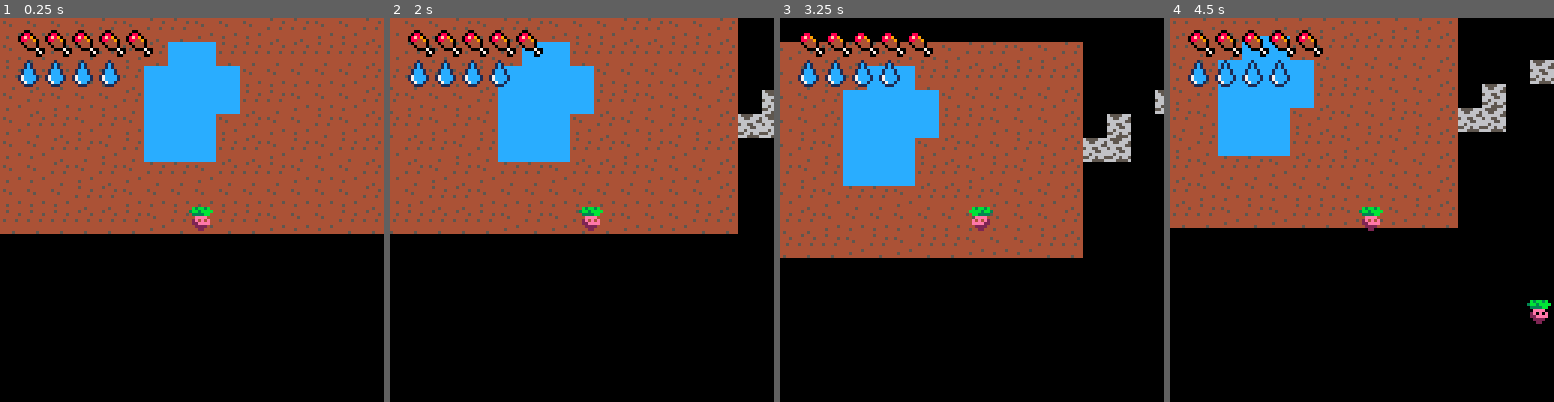
Above: before the commit, frames 1-4 (left to right).
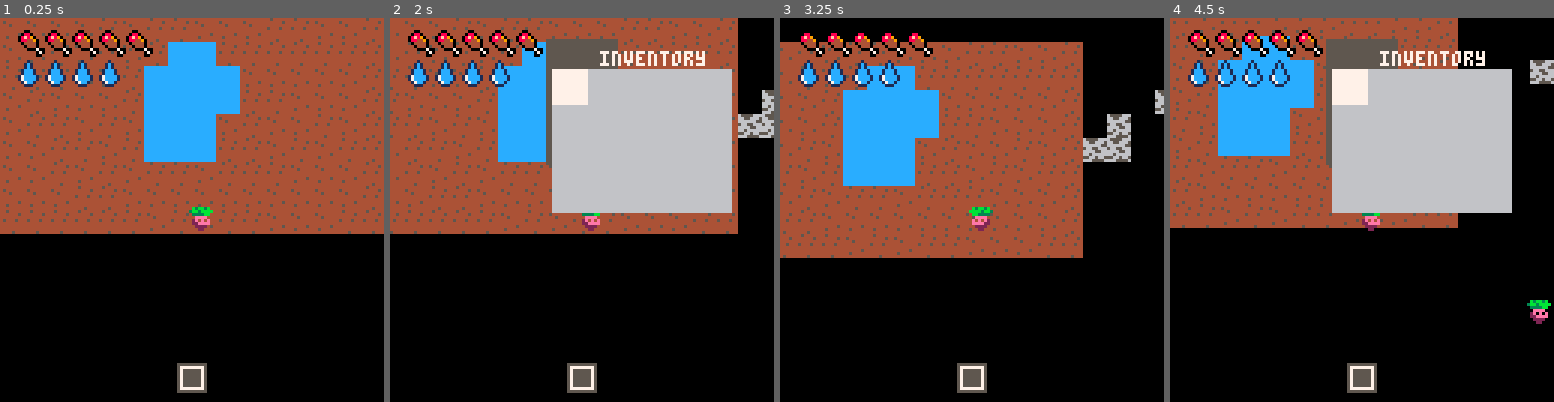
Above: after the commit, the same moments.

Repository: lucaslng/jamhacks-climatastrophe
Game: PICO-8 cartridge climate-collapse.p8
Same seed, same stepped clock (60 frames per second), same inputs: the game is played once before the commit and once after it.
Inputs:
- Up to frame 1 (0.25 s): no input
- Up to frame 2 (2 s): tap X (X key) at 0.33, 1.07, 1.85 s; tap O (Z key) at 0.7, 1.7 s; hold Right from 1.6 s (still down)
- Up to frame 3 (3.25 s): release Right at 2.1 s; tap O (Z key) at 2.1, 2.5, 2.9 s; hold Up 2.15-2.42 s; hold Right 2.47-3.03 s; tap X (X key) at 2.97 s; hold Left from 3.08 s (still down)
- Up to frame 4 (4.5 s): tap O (Z key) at 3.3, 3.7, 4.1 s; release Left at 3.58 s; hold Down 3.63-3.97 s; hold Right from 4.02 s (still down); tap X (X key) at 4.08 s

The runs differ from the first frame. In frame 1, 0.6% of the frame differs, in the area x 46-54%, y 89-98%; in frame 2, 20%, in the area x 40-90%, y 5-98%; in frame 3, 0.6%; in frame 4, 20%.

Commit message:
hotbar and not working inventory

Diff:
--- a/climate-collapse.p8
+++ b/climate-collapse.p8
@@ -7,7 +7,7 @@
 purple = 2
 darkgreen = 3
 brown = 4
-drakgray = 5
+darkgray = 5
 lightgray = 6
 white = 7
 red = 8
@@ -19,6 +19,8 @@
 pink = 14
 peach = 15
 
+items = {}
+
 function hcenter(s)
 	return 64 - #s * 2
 end
@@ -53,7 +55,11 @@
 		fx = false,
 		sprite = 1,
 		hunger = 5,
-		thirst = 4
+		thirst = 4,
+		inventory = {},
+		inv_size = 20,
+		selected_slot = 1,
+		show_inventory = false
 	}
 
 	function Player:moveleft(distance)
@@ -91,6 +97,10 @@
 
 	function Player:cely()
 		return flr(self.y / 8)
+	end
+
+	function Player:toggle_inventory()
+		self.show_inventory = not self.show_inventory
 	end
 
 	tornadoes = {}
@@ -117,6 +127,10 @@
 	if (btn(1)) Player:moveright(1)
 	if (btn(2)) Player:moveup(1)
 	if (btn(3)) Player:movedown(1)
+
+	if btnp(5) then
+		Player:toggle_inventory()
+	end
 
 	if btn(4) then
 		if mget(Player:celx(), Player:cely()) == 8 then
@@ -163,6 +177,56 @@
 	end
 	palt()
 	-- print("" .. Player.x .. " " .. Player.y .. "", 3, 20, white)
+
+	draw_hotbar()
+
+	if Player.show_inventory then
+		draw_inventory()
+	end
+end
+
+function draw_hotbar()
+	local slot_size = 8
+	local slot_x = 64 - slot_size / 2
+	local slot_y = 116
+	local slot_col = white
+
+	rectfill(
+		slot_x - 1,
+		slot_y - 1,
+		slot_x + slot_size,
+		slot_y + slot_size,
+		darkgray
+	)
+
+	rect(slot_x, slot_y, slot_x + slot_size - 1, slot_y + slot_size - 1, slot_col)
+end
+
+
+function draw_inventory()
+	local inv_width = 20
+	local inv_height = 30
+	local inv_x = 64 - inv_width/2
+	local inv_y = 32 - inv_height/2
+	local slot_size = 12
+	local cols = 5
+
+	rectfill(inv_x - 2, inv_y - 10, inv_x + inv_width + 1, inv_y + inv_height + 1, darkgray)
+	print("inventory", inv_x + 16, inv_y - 6, white)
+
+	for i=1,Player.inv_size do
+		local col = (i-1) % cols
+		local row = flr((i-1) / cols)
+		local slot_x = inv_x + col * slot_size
+		local slot_y = inv_y + row * slot_size
+		local slot_colour = lightgray
+
+		if i == Player.selected_slot then
+			slot_colour = white
+		end
+
+		rectfill(slot_x, slot_y, slot_x + slot_size - 1, slot_y + slot_size - 1, slot_colour)
+	end
 end
 
 __gfx__
